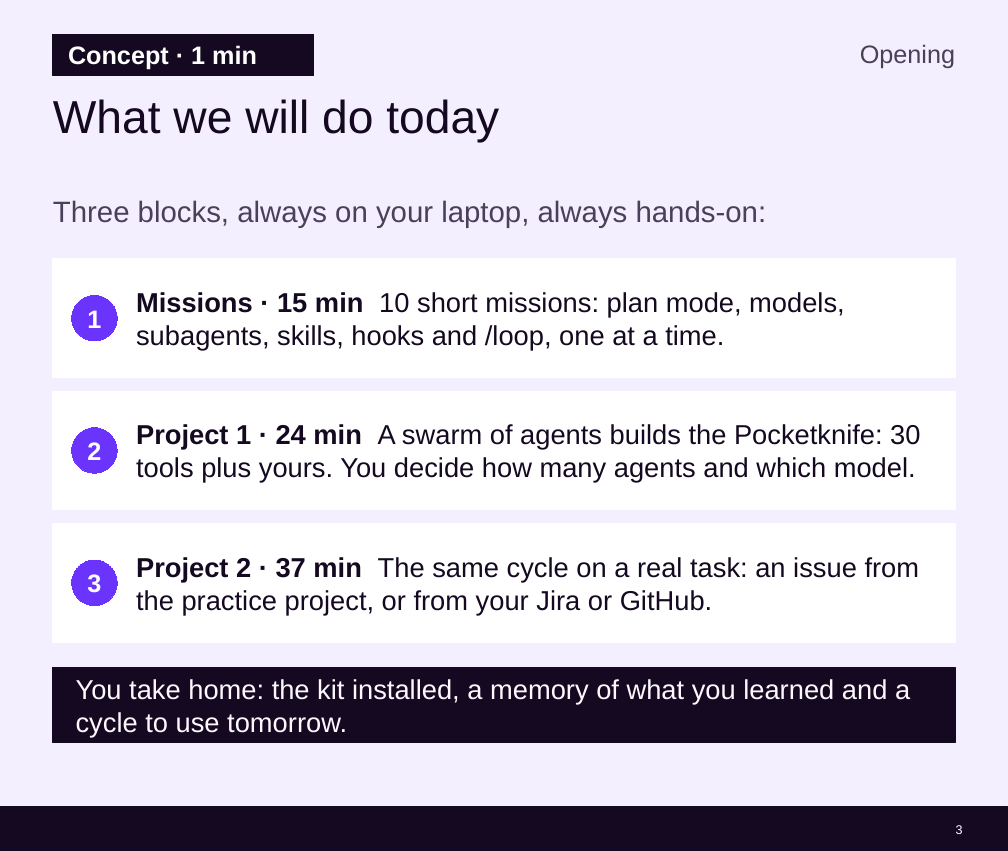
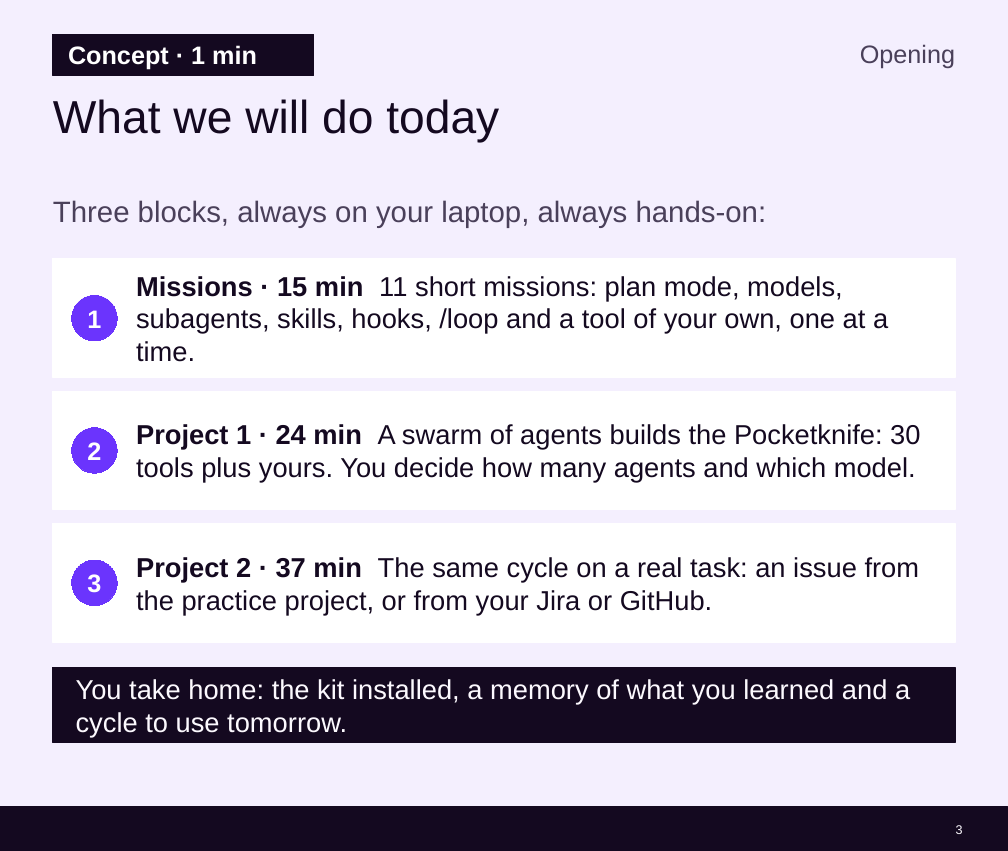
Before and after one commit to cx-guilherme-pinto/workshop-claude, a slide deck: slide 3 of slides/workshop-v2.en.pptx. Drawn at 1008x851 pixels with LibreOffice and Linux fonts; fonts in the diff are those of the drawing; background and template pictures are left out. Boxes give left, top, right and bottom in pixels: in the first picture for what was removed or moved away, otherwise in the second. Text is boxed around its words. In the diff, an @@ line names an element or a change of style, - is before the commit and + after.

```diff
--- a/slides/workshop-v2.en.pptx
+++ b/slides/workshop-v2.en.pptx
@@ text at <box>136,276,888,362</box>: text changed @@
-Missions · 15 min 10 short missions: plan mode, models, subagents, skills, hooks and /loop, one at a time.
+Missions · 15 min 11 short missions: plan mode, models, subagents, skills, hooks, /loop and a tool of your own, one at a time.
```
Also in this commit, not shown: 3 other slides changed, 2 slides added, 1 slide removed, 57 other files.
